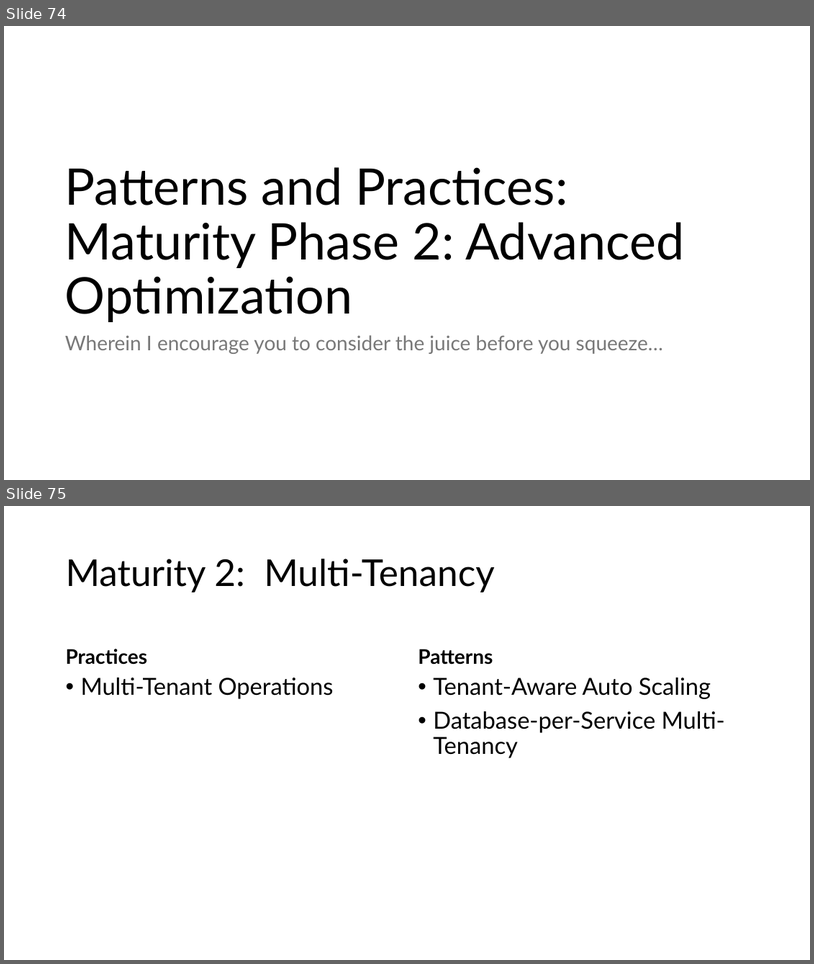
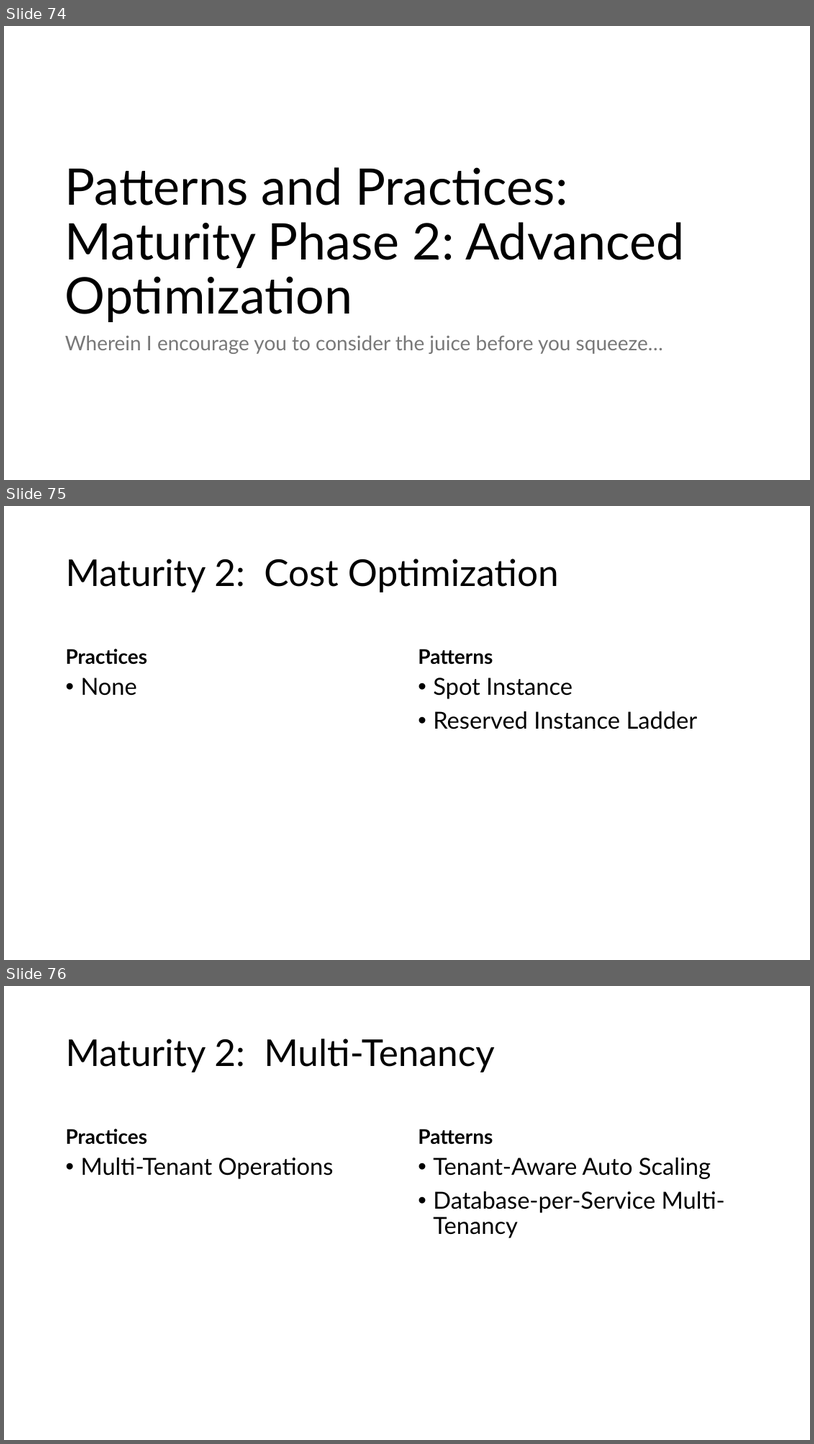
Before and after one commit to ericburcham/cloud-patterns-and-practices, a slide deck: presentation.pptx. Shown one above the other, each under a label of ours: slides 74 and 75 before the commit, slides 74, 75 and 76 after it. The pictures are 814x964 and 814x1444 pixels, drawn with LibreOffice and Linux fonts; fonts in the diff are those of the drawing. Boxes give left, top, right and bottom in pixels: in the first picture for what was removed or moved away, otherwise in the second. Text is boxed around its words. In the diff, an @@ line names an element or a change of style, - is before the commit and + after.

```diff
--- a/presentation.pptx
+++ b/presentation.pptx
@@ slide 75 added at [4, 506, 810, 960], background #FFFFFF @@
@@ title added at [66, 559, 559, 592], 44 pt, text #000000 @@
+Maturity 2: Cost Optimization
@@ text added at [66, 649, 148, 664], 24 pt, text #000000, bold @@
+Practices
@@ text added at [418, 649, 493, 664], 24 pt, text #000000, bold @@
+Patterns
@@ text added at [81, 677, 137, 695], 28 pt, text #000000 @@
+• None
@@ text added at [433, 677, 698, 729], 28 pt, text #000000 @@
+• Spot Instance
+• Reserved Instance Ladder
@@ what was slide 75 is now slide 76 @@
```
Also in this commit, not shown: 1 slide changed.
